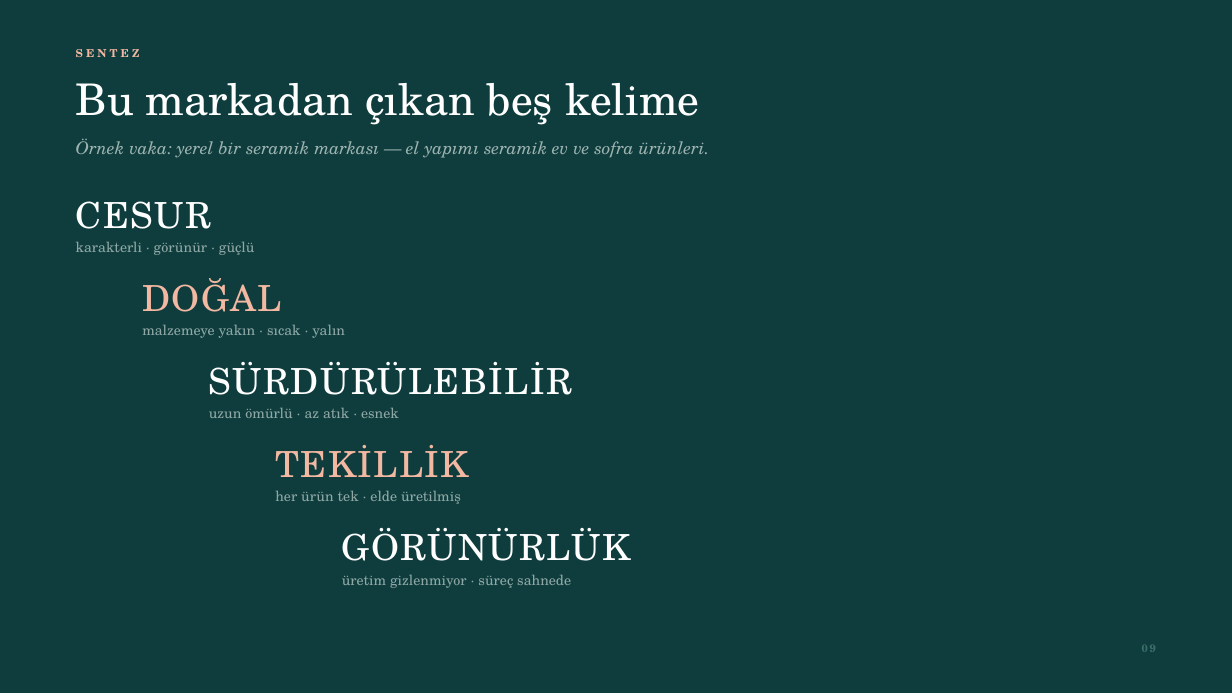
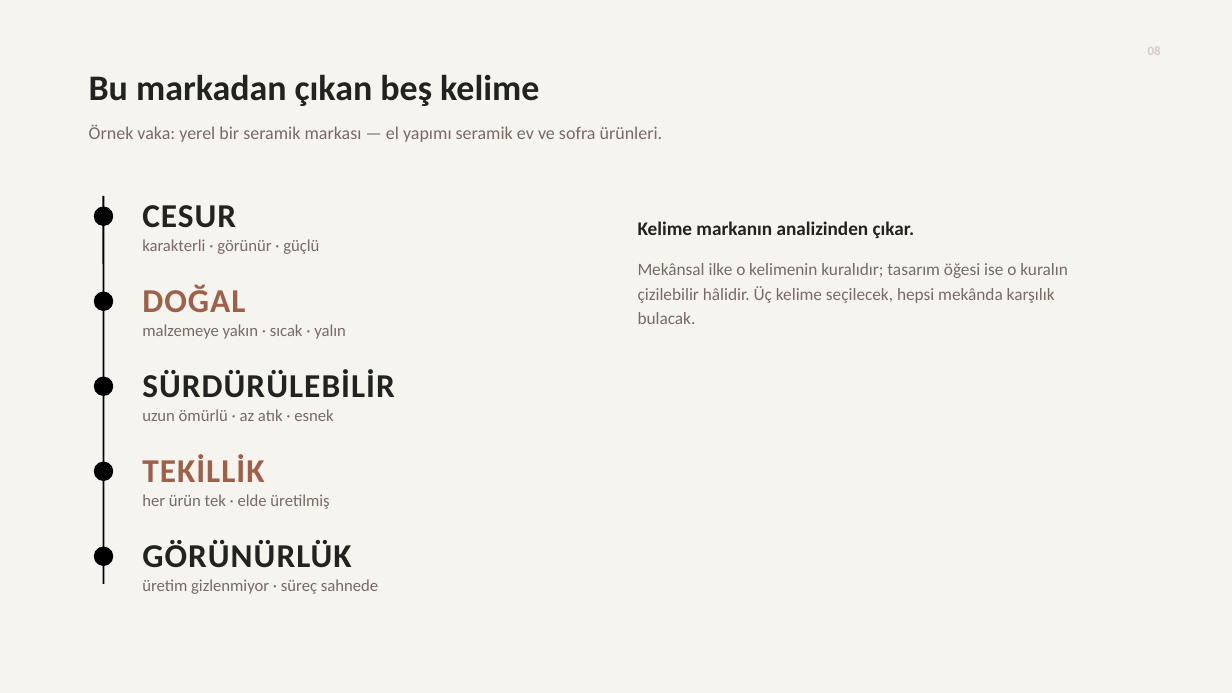
Before and after one commit to bunal91/sanat-ve-mekan, a slide deck: slide 9 of magaza-tasarimi-dersi/IMC301-Sunum-1.pptx. Drawn at 1232x693 pixels with LibreOffice and Linux fonts; fonts in the diff are those of the drawing. Boxes give left, top, right and bottom in pixels: in the first picture for what was removed or moved away, otherwise in the second. Text is boxed around its words. In the diff, an @@ line names an element or a change of style, - is before the commit and + after.

```diff
--- a/magaza-tasarimi-dersi/IMC301-Sunum-1.pptx
+++ b/magaza-tasarimi-dersi/IMC301-Sunum-1.pptx
@@ background #0F3D3E to #F6F4EF @@
@@ text removed at [76, 49, 140, 57] @@
-SENTEZ
@@ text added at [1148, 47, 1161, 55], 10 pt, text #D4CCC4, bold @@
+08
@@ text "Bu markadan çıkan beş kelime": place and size @@
-text "Bu markadan çıkan beş kelime" at [76, 83, 699, 125]
+text "Bu markadan çıkan beş kelime" at [89, 74, 539, 106]
@@ text "Bu markadan çıkan beş kelime" at [89, 74, 539, 106]: size 34 to 28 pt, font TeX Gyre Schola to Calibri, text colour #FFFFFF to #222220, bold on @@
@@ text "Örnek vaka: yerel bir seramik ...": place and size @@
-text "Örnek vaka: yerel bir seramik ..." at [76, 139, 710, 158]
+text "Örnek vaka: yerel bir seramik ..." at [89, 124, 663, 142]
@@ text "Örnek vaka: yerel bir seramik ..." at [89, 124, 663, 142]: size 13.5 to 14 pt, font TeX Gyre Schola to Calibri, text colour #9DB3AF to #776B63, italic off; line spacing 1 to 19pt @@
@@ ellipse added at [94, 208, 112, 226], fill #000000, outline #000000 1.5 pt @@
@@ line added from (104, 196) to (104, 584), #000000 1.5 pt @@
@@ text "CESUR": place and size @@
-text "CESUR" at [76, 201, 212, 229]
+text "CESUR" at [142, 205, 236, 228]
@@ text "karakterli · görünür · güçlü": place and size @@
-text "karakterli · görünür · güçlü" at [76, 241, 255, 255]
+text "karakterli · görünür · güçlü" at [142, 239, 319, 254]
@@ text added at [638, 221, 915, 239], 15 pt, text #222220, bold @@
+Kelime markanın analizinden çıkar.
@@ text added at [638, 263, 1068, 324], 13.5 pt, text #776B63 @@
+Mekânsal ilke o kelimenin kuralıdır; tasarım öğesi ise o kuralın çizilebilir hâlidir. Üç kelime seçilecek, hepsi mekânda karşılık bulacak.
@@ ellipse added at [94, 293, 112, 311], fill #000000, outline #000000 1.5 pt @@
@@ text "DOĞAL" at [142, 285, 245, 312]: size 28 to 26 pt, font TeX Gyre Schola to Calibri, text colour #F2B8A2 to #9E6048, letter spacing 1.2 to 0.8 pt, bold on @@
@@ ellipse added at [94, 377, 112, 395], fill #000000, outline #000000 1.5 pt @@
@@ text "SÜRDÜRÜLEBİLİR": place and size @@
-text "SÜRDÜRÜLEBİLİR" at [209, 362, 573, 395]
+text "SÜRDÜRÜLEBİLİR" at [142, 370, 395, 398]
@@ text "uzun ömürlü · az atık ...": place and size @@
-text "uzun ömürlü · az atık ..." at [209, 407, 399, 418]
+text "uzun ömürlü · az atık ..." at [142, 409, 333, 421]
@@ text "TEKİLLİK" at [142, 455, 264, 482]: size 28 to 26 pt, font TeX Gyre Schola to Calibri, text colour #F2B8A2 to #9E6048, letter spacing 1.2 to 0.8 pt, bold on @@
@@ text "TEKİLLİK": place and size @@
-text "TEKİLLİK" at [275, 445, 468, 477]
+text "TEKİLLİK" at [142, 455, 264, 482]
@@ ellipse added at [94, 462, 112, 480], fill #000000, outline #000000 1.5 pt @@
@@ text "her ürün tek · elde ...": place and size @@
-text "her ürün tek · elde ..." at [275, 490, 461, 504]
+text "her ürün tek · elde ..." at [142, 494, 329, 509]
@@ size 28 to 26 pt, font TeX Gyre Schola to Calibri, text colour #FFFFFF to #222220, letter spacing 1.2 to 0.8 pt, bold on in 3 elements at [142, 205, 236, 228], [142, 370, 395, 398], [142, 540, 351, 568] @@
@@ text "GÖRÜNÜRLÜK": place and size @@
-text "GÖRÜNÜRLÜK" at [342, 528, 630, 561]
+text "GÖRÜNÜRLÜK" at [142, 540, 351, 568]
@@ ellipse added at [94, 547, 112, 565], fill #000000, outline #000000 1.5 pt @@
@@ size 11 to 13 pt, font TeX Gyre Schola to Calibri, text colour #8FA8A5 to #776B63 in 5 elements at [142, 239, 319, 254], [142, 324, 346, 339], [142, 409, 333, 421], [142, 494, 329, 509], [142, 579, 378, 594] @@
@@ text "üretim gizlenmiyor · süreç sahnede": place and size @@
-text "üretim gizlenmiyor · süreç sahnede" at [342, 574, 571, 588]
+text "üretim gizlenmiyor · süreç sahnede" at [142, 579, 378, 594]
@@ text removed at [1142, 645, 1156, 652] @@
-09
```
Also in this commit, not shown: 17 other slides changed, 1 other file.
